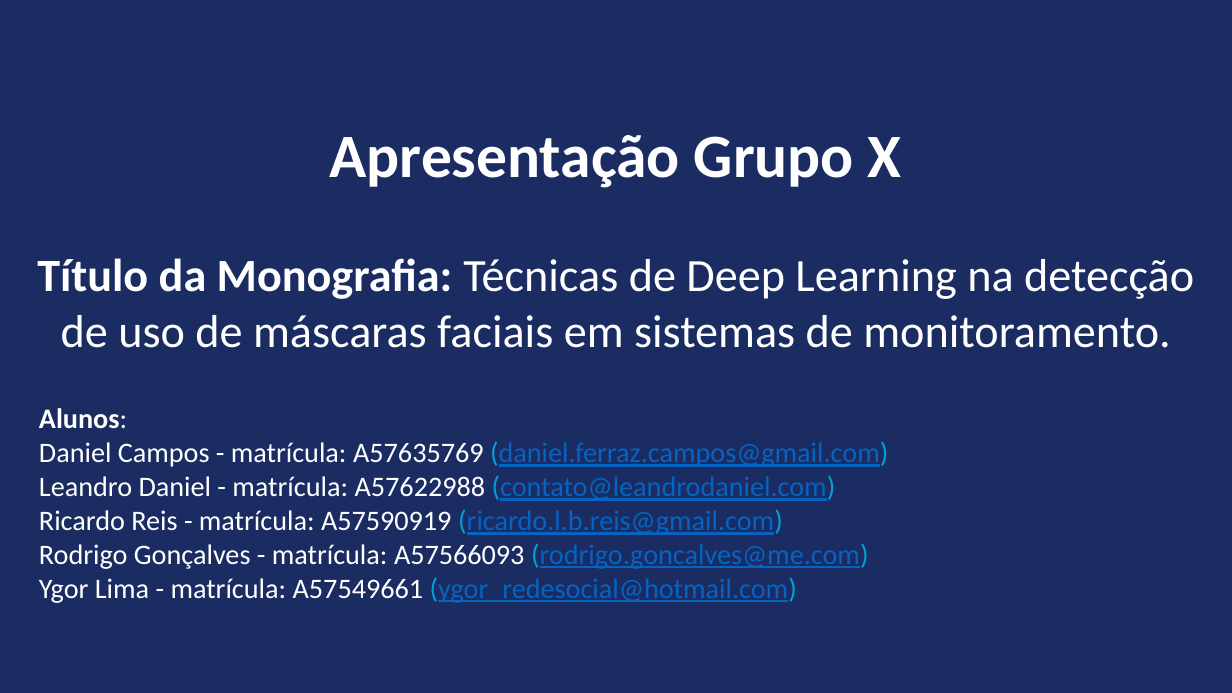
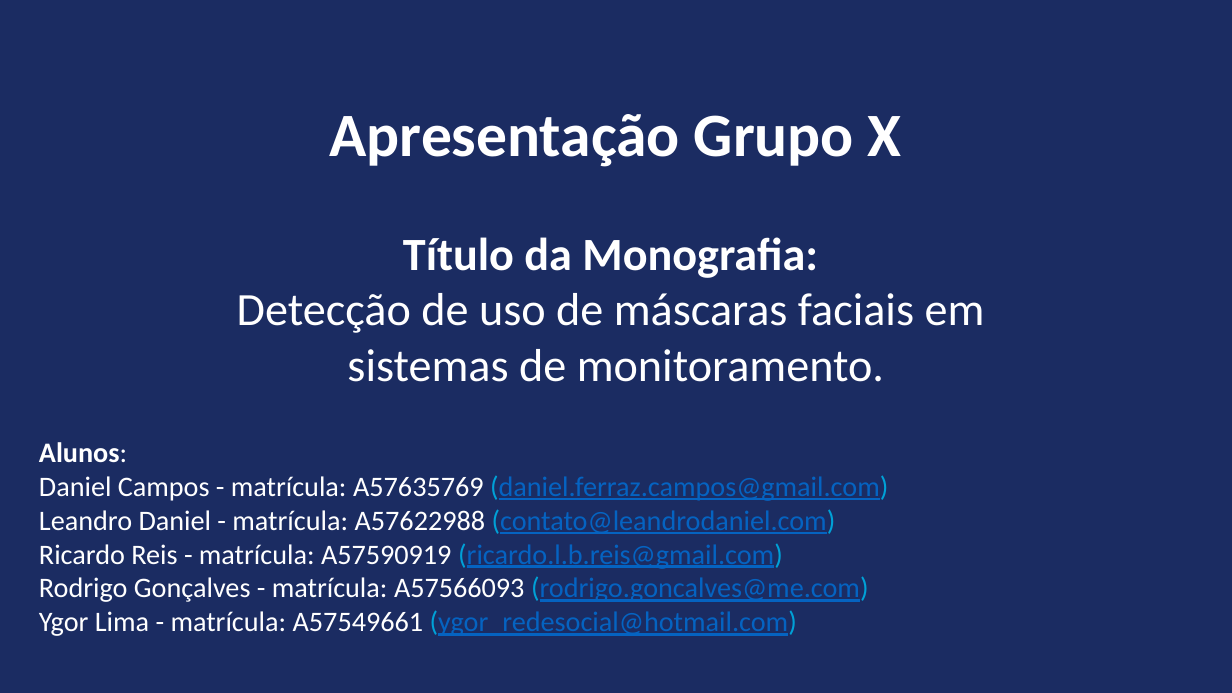
Before and after one commit to ldaniel/Challenges-Requirements-Analytical-Projects, a slide deck: slide 1 of presentation/FGV-MBA - Monografia - Detecção de Máscara Facial.pptx. Drawn at 1232x693 pixels with LibreOffice and Linux fonts; fonts in the diff are those of the drawing; background and template pictures are left out. Boxes give left, top, right and bottom in pixels: in the first picture for what was removed or moved away, otherwise in the second. Text is boxed around its words. In the diff, an @@ line names an element or a change of style, - is before the commit and + after.

```diff
--- a/presentation/FGV-MBA - Monografia - Detecção de Máscara Facial.pptx
+++ b/presentation/FGV-MBA - Monografia - Detecção de Máscara Facial.pptx
@@ text "Apresentação Grupo X": place and size @@
-text "Apresentação Grupo X" at [37, 135, 1194, 348]
+text "Apresentação Grupo X" at [237, 114, 985, 382]
@@ text at [237, 237, 985, 382]: text changed @@
-Título da Monografia: Técnicas de Deep Learning na detecção de uso de máscaras faciais em sistemas de monitoramento.
+Título da Monografia:
+Detecção de uso de máscaras faciais em
+sistemas de monitoramento.
@@ text "Alunos:": place and size @@
-text "Alunos:" at [39, 408, 888, 603]
+text "Alunos:" at [39, 442, 888, 636]
```
Also in this commit, not shown: 8 other slides changed, 5 slides added.
